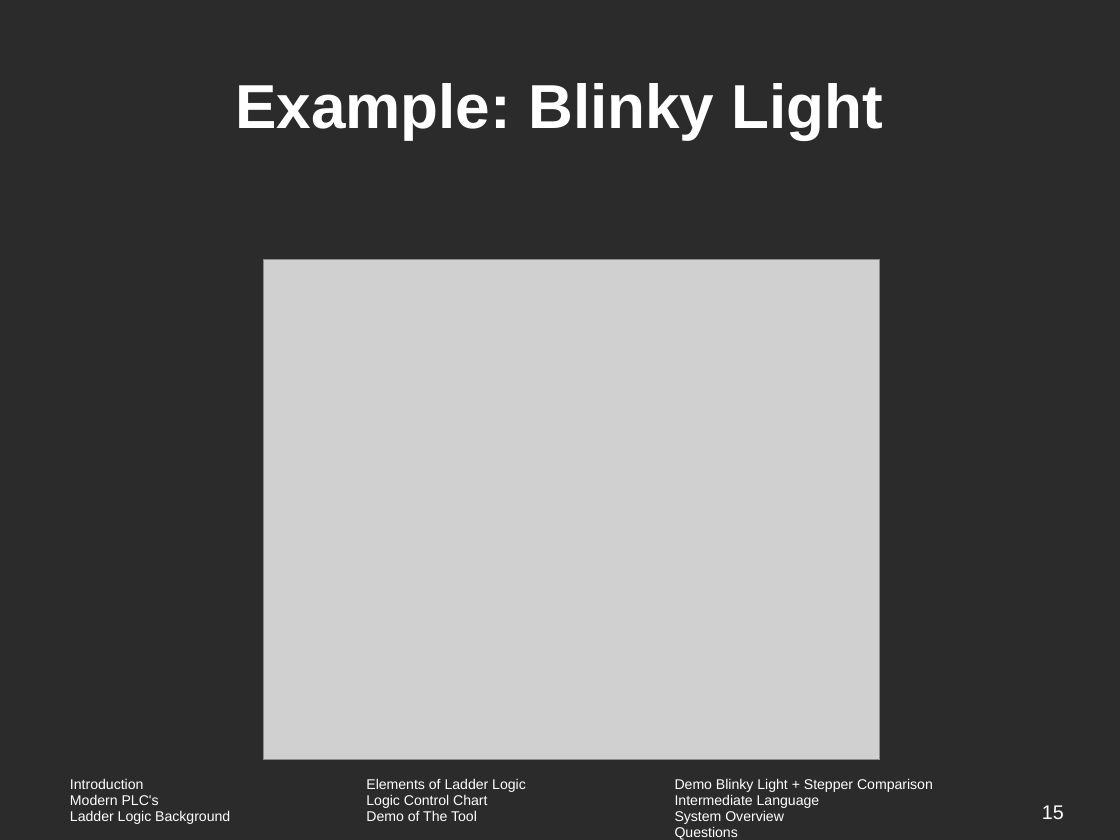
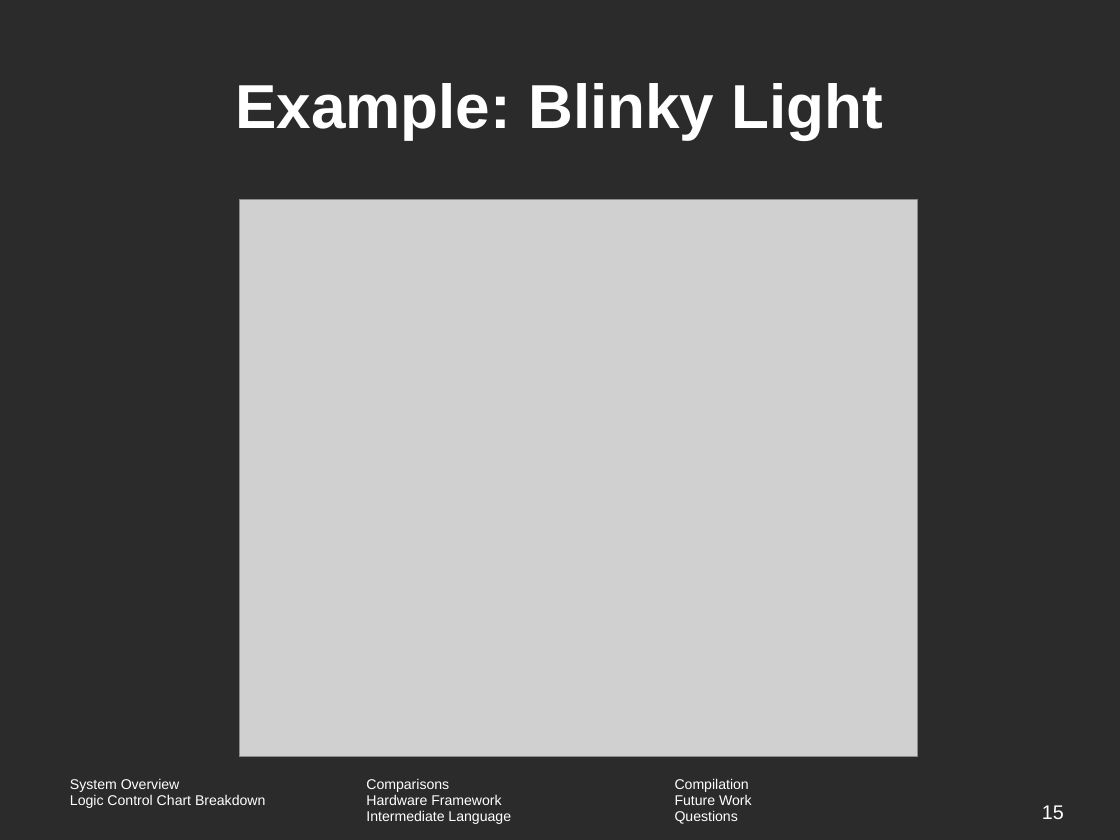
Before and after one commit to vortex-5/plcthesis, a slide deck: slide 15 of presentation/defense.odp. Drawn at 1120x840 pixels with LibreOffice and Linux fonts; fonts in the diff are those of the drawing; grey boxes stand for pictures; background and template pictures are left out; a plain dark background stands for a picture behind light text. Boxes give left, top, right and bottom in pixels: in the first picture for what was removed or moved away, otherwise in the second. Text is boxed around its words. In the diff, an @@ line names an element or a change of style, - is before the commit and + after.

```diff
--- a/presentation/defense.odp
+++ b/presentation/defense.odp
@@ picture: place and size @@
-picture at [263,260,880,760]
+picture at [240,200,918,757]
@@ table at [60,772,1012,840] @@
-row 1: Introduction / Modern PLC's / Ladder Logic Background | Elements of Ladder Logic / Logic Control Chart / Demo of The Tool | Demo Blinky Light + Stepper Comparison / Intermediate Language / System Overview / Questions
+row 1: System Overview / Logic Control Chart Breakdown | Comparisons / Hardware Framework / Intermediate Language | Compilation / Future Work / Questions
```
Also in this commit, not shown: 31 other slides changed, 1 slide removed, 5 other files.
